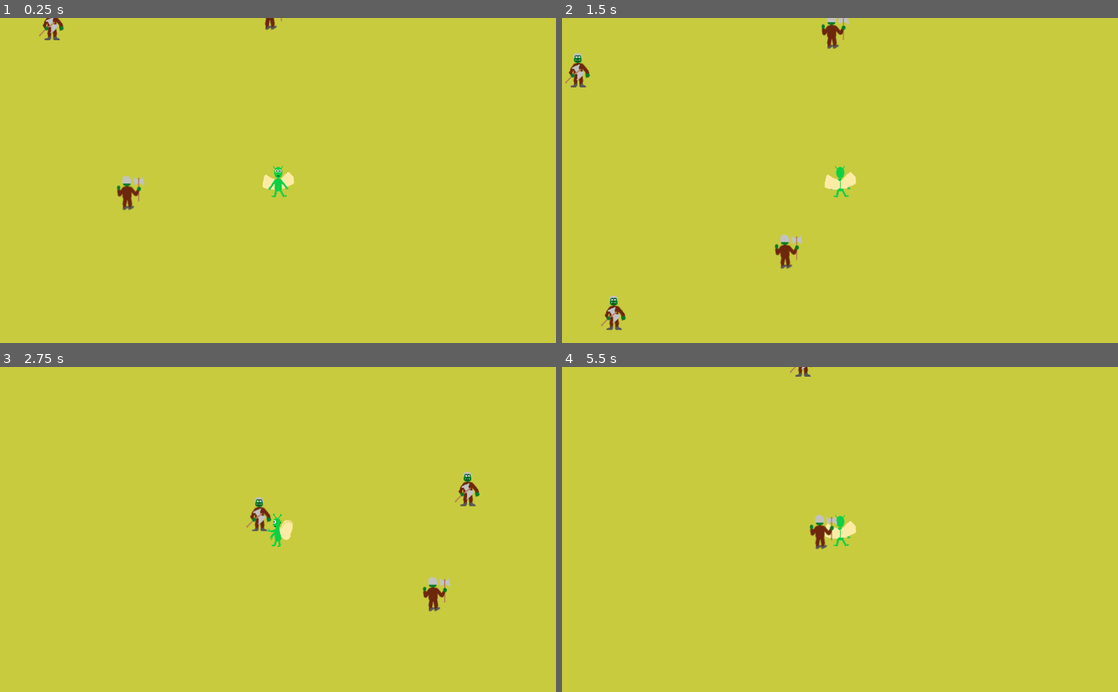
Above: before the commit, frames 1-4 (two rows, left to right).
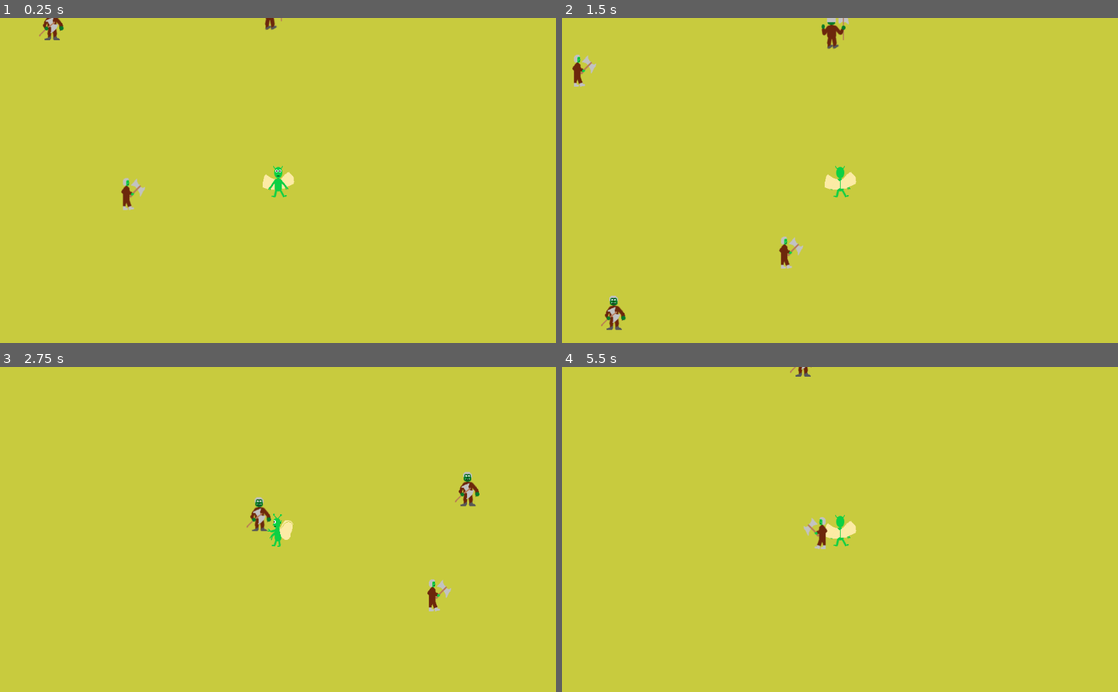
Above: after the commit, the same moments.

Repository: KimMcLelland/FaeQuest
Game: Godot game, scene res://Hills.tscn
Same seed, same stepped clock (60 frames per second), same inputs: the game is played once before the commit and once after it. This scene is started directly instead of the project's main scene.
Inputs:
- Up to frame 1 (0.25 s): no input
- Up to frame 2 (1.5 s): hold Up (ui_up) from 0.53 s (still down)
- Up to frame 3 (2.75 s): release Up (ui_up) at 2.03 s; hold Left (ui_left) from 2.03 s (still down)
- Up to frame 4 (5.5 s): release Left (ui_left) at 3.53 s; hold Down (ui_down) 3.53-4.28 s; hold Right (ui_right) 4.28-5.03 s; hold Up (ui_up) from 5.03 s (still down)

The runs differ from the first frame. In frame 1, 0.2% of the frame differs, in the area x 21-27%, y 48-60%; in frame 2, 0.5%, in the area x 0-44%, y 10-78%; in frame 3, 0.2%; in frame 4, 0.3%.

Commit message:
orc now has left and right sprites

Diff:
--- a/Orc.gd
+++ b/Orc.gd
@@ -41,6 +41,7 @@
 
 	if direction == 1:
 		velocity.x += 1
+		$AnimatedSprite.animation = "right"
 	if direction == 2:
 		velocity.x += 1
 		velocity.y += 1
@@ -54,17 +55,18 @@
 		$AnimatedSprite.animation = "down"
 	if direction == 5:
 		velocity.x -= 1
+		$AnimatedSprite.animation = "left"
 	if direction == 6:
 		velocity.x -= 1
 		velocity.y -= 1
-		$AnimatedSprite.animation = "up"
+		$AnimatedSprite.animation = "left"
 	if direction == 7:
 		velocity.y -= 1
 		$AnimatedSprite.animation = "up"
 	if direction == 8:
 		velocity.x += 1
 		velocity.y -= 1
-		$AnimatedSprite.animation = "up"
+		$AnimatedSprite.animation = "right"
 
 	if position.x > 2016:
 		direction = rng.randi_range (4, 6)
--- a/Orc.tscn
+++ b/Orc.tscn
@@ -1,11 +1,23 @@
-[gd_scene load_steps=6 format=2]
+[gd_scene load_steps=8 format=2]
 
 [ext_resource path="res://Assets/Sprites/orc_up.png" type="Texture" id=1]
 [ext_resource path="res://Assets/Sprites/orc_down.png" type="Texture" id=2]
 [ext_resource path="res://Orc.gd" type="Script" id=3]
+[ext_resource path="res://Assets/Sprites/orc_right.png" type="Texture" id=4]
+[ext_resource path="res://Assets/Sprites/orc_left.png" type="Texture" id=5]
 
 [sub_resource type="SpriteFrames" id=1]
 animations = [ {
+"frames": [ ExtResource( 4 ) ],
+"loop": true,
+"name": "right",
+"speed": 5.0
+}, {
+"frames": [ ExtResource( 5 ) ],
+"loop": true,
+"name": "left",
+"speed": 5.0
+}, {
 "frames": [ ExtResource( 1 ) ],
 "loop": true,
 "name": "up",
@@ -28,7 +40,7 @@
 
 [node name="AnimatedSprite" type="AnimatedSprite" parent="."]
 frames = SubResource( 1 )
-animation = "up"
+animation = "right"
 
 [node name="CollisionShape2D" type="CollisionShape2D" parent="."]
 shape = SubResource( 2 )
Binary file added: Assets/Sprites/orc_left.png
Not shown, added: Assets/Sprites/orc_left.png.import
Binary file added: Assets/Sprites/orc_right.png
Not shown, added: Assets/Sprites/orc_right.png.import
